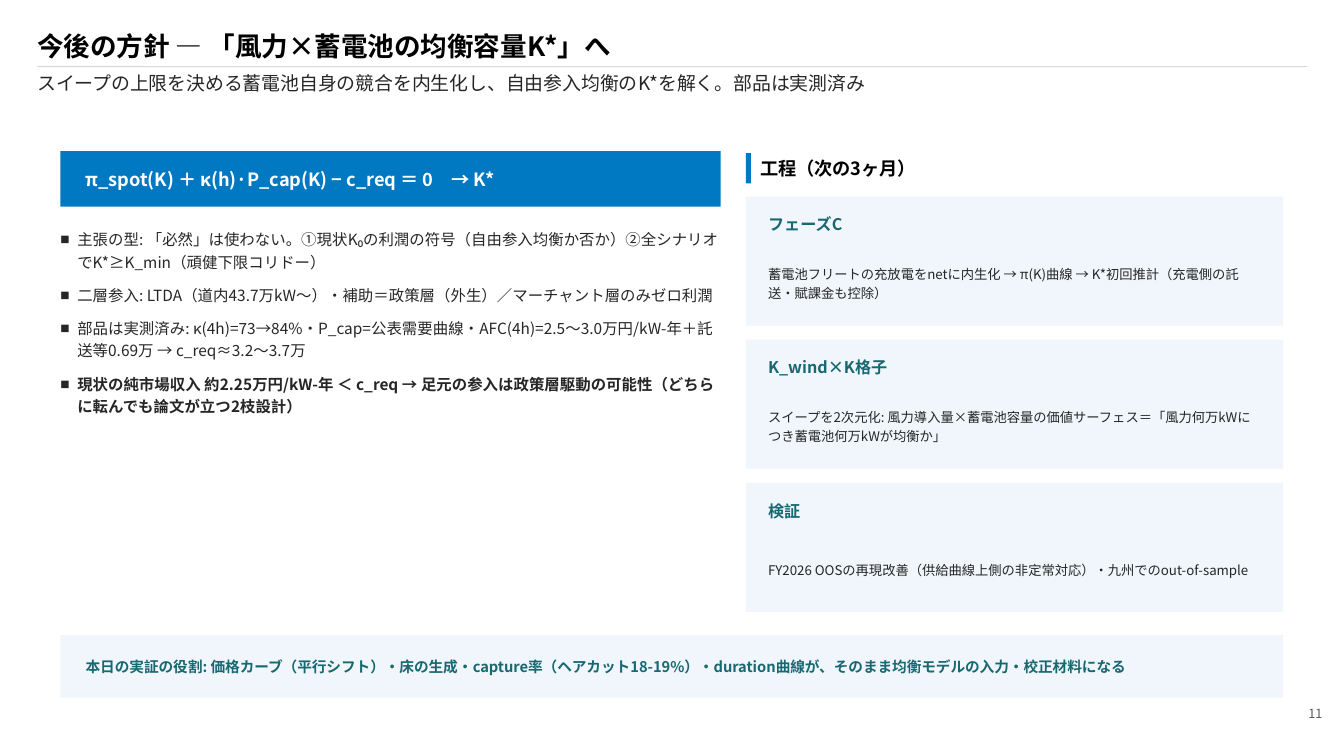
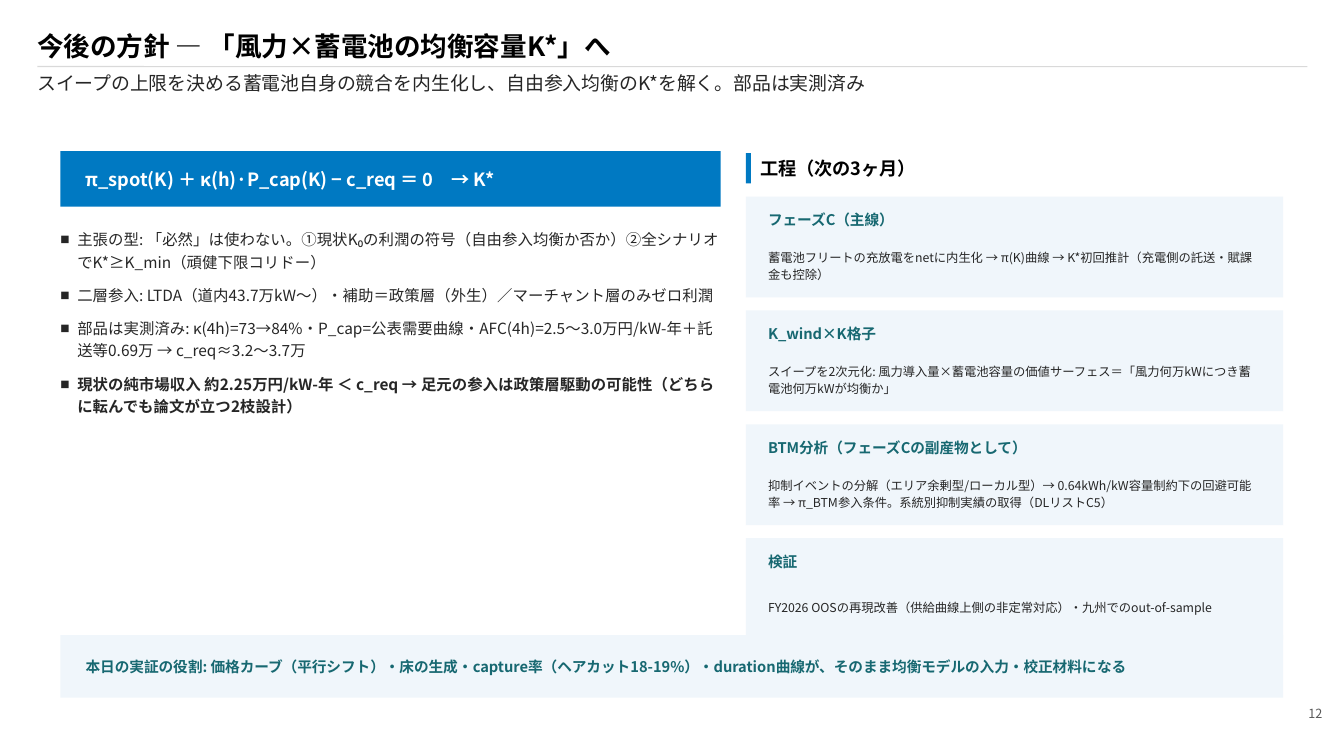
Before and after one commit to dikbb69/work, a slide deck: slide 12 of thesis/slides/進捗報告_20260817_v3_風力蓄電池.pptx (slide 11 before the commit). Drawn at 1344x756 pixels with LibreOffice and Linux fonts; fonts in the diff are those of the drawing. Boxes give left, top, right and bottom in pixels: in the first picture for what was removed or moved away, otherwise in the second. Text is boxed around its words. In the diff, an @@ line names an element or a change of style, - is before the commit and + after.

```diff
--- a/thesis/slides/進捗報告_20260817_v3_風力蓄電池.pptx
+++ b/thesis/slides/進捗報告_20260817_v3_風力蓄電池.pptx
@@ rectangle: place and size @@
-rectangle at bbox=[746, 197, 1284, 326]
+rectangle at bbox=[746, 197, 1284, 297]
@@ text "蓄電池フリートの充放電をnetに内生化 → π(K)曲線 → K*初回推計（充電側の託送・賦課金も控除）": place and size @@
-text "蓄電池フリートの充放電をnetに内生化 → π(K)曲線 → K*初回推計（充電側の託送・賦課金も控除）" at bbox=[768, 268, 1239, 299]
+text "蓄電池フリートの充放電をnetに内生化 → π(K)曲線 → K*初回推計（充電側の託送・賦課金も控除）" at bbox=[768, 251, 1252, 280]
@@ text at bbox=[768, 212, 894, 227]: text changed; size 11.5 to 10.5 pt @@
-フェーズC
+フェーズC（主線）
@@ rectangle: place and size @@
-rectangle at bbox=[746, 340, 1284, 469]
+rectangle at bbox=[746, 311, 1284, 411]
@@ text "K_wind×K格子": place and size @@
-text "K_wind×K格子" at bbox=[768, 359, 887, 376]
+text "K_wind×K格子" at bbox=[768, 326, 876, 342]
@@ text "K_wind×K格子" at bbox=[768, 326, 876, 342]: size 11.5 to 10.5 pt @@
@@ text "スイープを2次元化: 風力導入量×蓄電池容量の価値サーフェス＝「風力何万kWにつき蓄電池何万kWが均衡か」": place and size @@
-text "スイープを2次元化: 風力導入量×蓄電池容量の価値サーフェス＝「風力何万kWにつき蓄電池何万kWが均衡か」" at bbox=[768, 410, 1250, 442]
+text "スイープを2次元化: 風力導入量×蓄電池容量の価値サーフェス＝「風力何万kWにつき蓄電池何万kWが均衡か」" at bbox=[768, 365, 1250, 394]
@@ rectangle: place and size @@
-rectangle at bbox=[746, 483, 1284, 612]
+rectangle at bbox=[746, 424, 1284, 525]
@@ text added at bbox=[768, 440, 1027, 455], 10.5 pt, text #176871, bold @@
+BTM分析（フェーズCの副産物として）
@@ text added at bbox=[768, 479, 1252, 509], 8.8 pt, text #262626 @@
+抑制イベントの分解（エリア余剰型/ローカル型）→ 0.64kWh/kW容量制約下の回避可能率 → π_BTM参入条件。系統別抑制実績の取得（DLリストC5）
@@ rectangle added at bbox=[746, 538, 1284, 639], fill #F0F6FB @@
@@ text "検証" at bbox=[768, 554, 797, 568]: size 11.5 to 10.5 pt @@
@@ text "検証": place and size @@
-text "検証" at bbox=[768, 503, 800, 519]
+text "検証" at bbox=[768, 554, 797, 568]
@@ size 9.5 to 8.8 pt; line spacing 1.2 to 1.15 in 3 elements at bbox=[768, 251, 1252, 280], bbox=[768, 365, 1250, 394], bbox=[768, 601, 1212, 615] @@
@@ text "FY2026 OOSの再現改善（供給曲線上側の非定常対応）・九州でのout-of-sample": place and size @@
-text "FY2026 OOSの再現改善（供給曲線上側の非定常対応）・九州でのout-of-sample" at bbox=[768, 563, 1249, 578]
+text "FY2026 OOSの再現改善（供給曲線上側の非定常対応）・九州でのout-of-sample" at bbox=[768, 601, 1212, 615]
@@ text at bbox=[1308, 708, 1322, 718]: text changed @@
-11
+12
```
Also in this commit, not shown: 1 other slide changed, 1 slide added, 7 other files.
